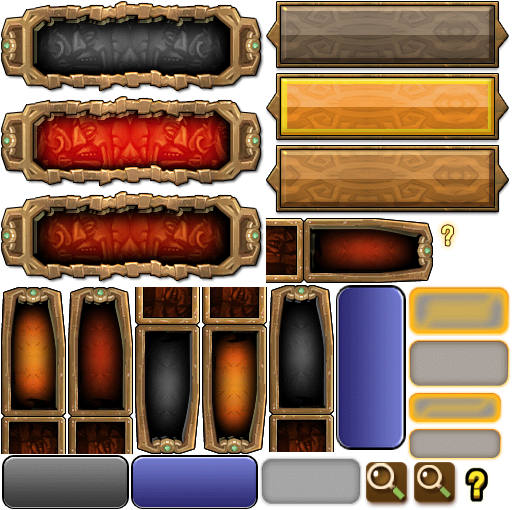
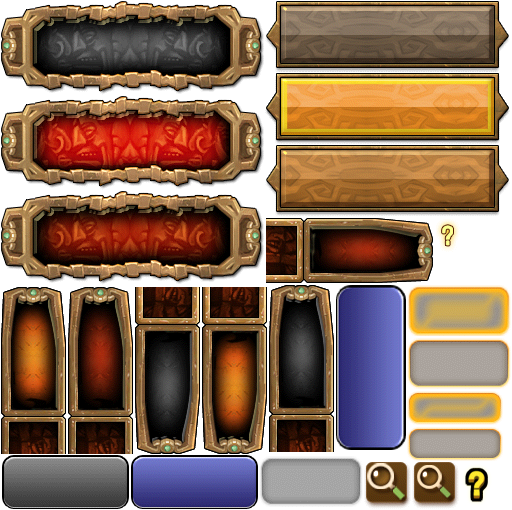
Layers edited between the first and the second 512 x 510 image:
hid "图层 2" over [265,145,510,213]
renamed "图层 4" to "图层 5", showed it, painted on it over [265,71,510,141]
